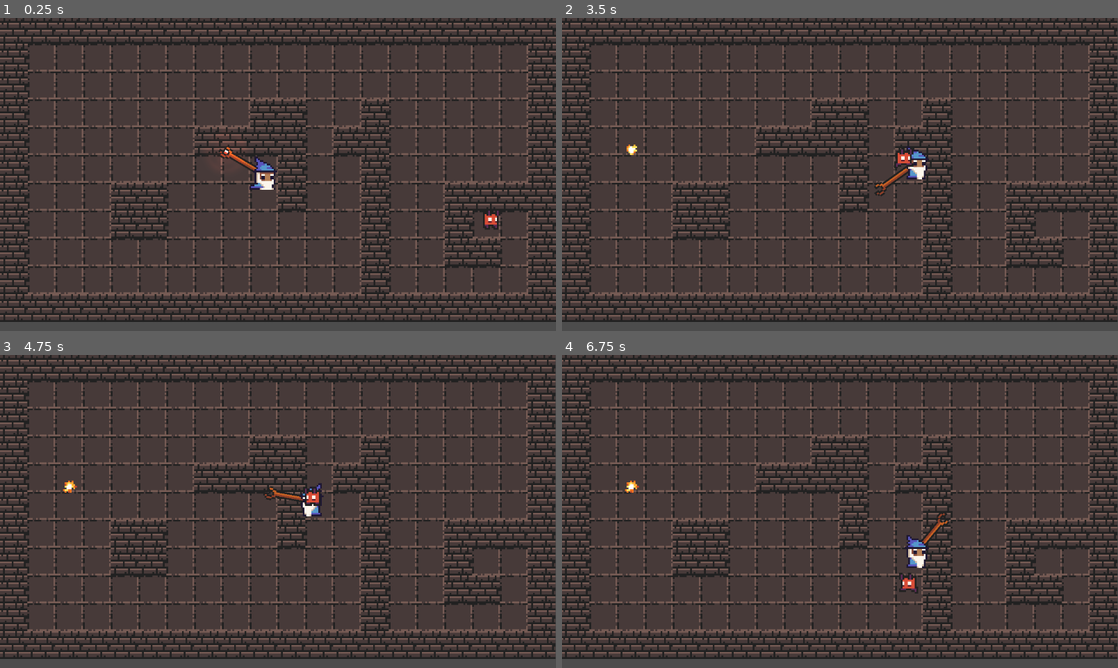
Above: before the commit, frames 1-4 (two rows, left to right).
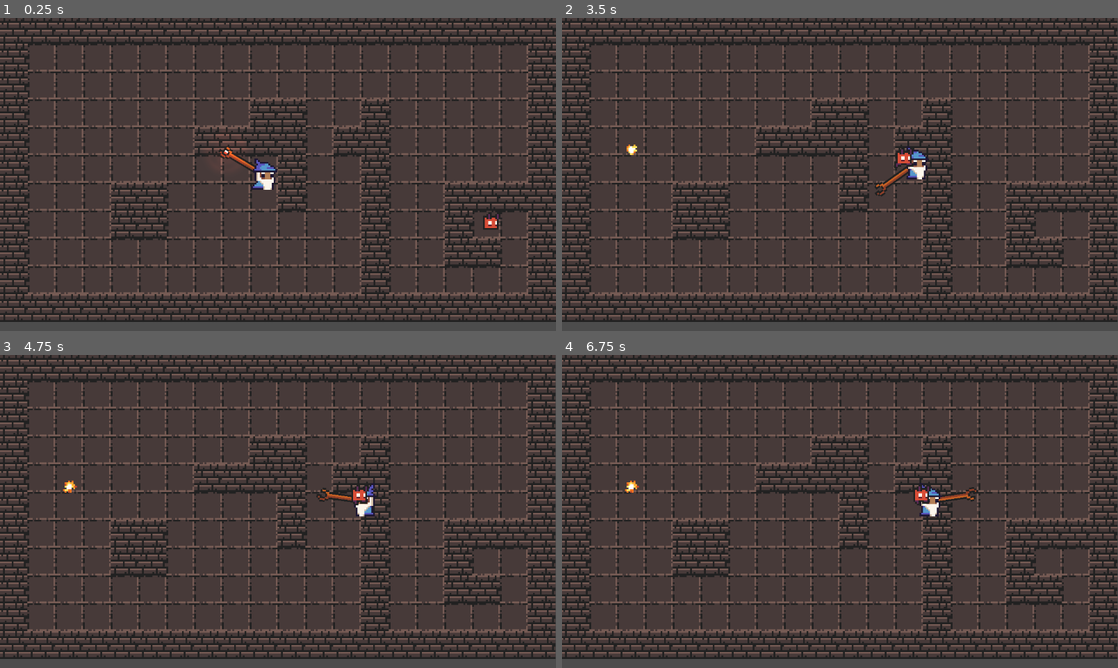
Above: after the commit, the same moments.

Repository: dsaltares/gmtk-2019
Game: Godot game, scene res://Playground.tscn
Same seed, same stepped clock (60 frames per second), same inputs: the game is played once before the commit and once after it.
Inputs (mouse positions are in pixels of both pictures, inside the frame that each line leads up to):
- Up to frame 1 (0.25 s): no input
- Up to frame 2 (3.5 s): move the mouse to (962, 158) at 0.52 s; hold Right (move_right) 0.53-1.28 s; click (962, 158) at 0.6 s; move the mouse to (728, 190) at 1.27 s; hold Down (move_down) 1.28-2.03 s; click (728, 190) at 1.35 s; move the mouse to (895, 105) at 2.02 s; hold Right (move_right) 2.03-2.78 s; click (895, 105) at 2.1 s; move the mouse to (812, 237) at 2.77 s; hold Up (move_up) from 2.78 s (still down); click (812, 237) at 2.85 s
- Up to frame 3 (4.75 s): move the mouse to (444, 558) at 3.52 s; release Up (move_up) at 3.53 s; hold Left (move_left) from 3.53 s (still down); click (444, 558) at 3.6 s; move the mouse to (111, 464) at 4.27 s; click (111, 464) at 4.35 s
- Up to frame 4 (6.75 s): move the mouse to (867, 511) at 5.02 s; release Left (move_left) at 5.03 s; hold Down (move_down) 5.03-5.78 s; click (867, 511) at 5.1 s; move the mouse to (756, 433) at 5.77 s; hold Right (move_right) 5.78-6.53 s; click (756, 433) at 5.85 s; move the mouse to (962, 495) at 6.52 s; hold Up (move_up) from 6.53 s (still down); click (962, 495) at 6.6 s

The runs differ from the first frame. In frame 1, 0.2% of the frame differs, in the area x 39-90%, y 41-68%; in frame 2, less than 0.1%; in frame 3, 0.9%; in frame 4, 1.1%, in the area x 60-75%, y 41-77%.

Commit message:
kill character on contact with enemy

Diff:
--- a/game/Enemy.gd
+++ b/game/Enemy.gd
@@ -1,4 +1,6 @@
 extends KinematicBody2D
+
+signal player_killed
 
 export var MAX_SPEED = 150
 
@@ -20,7 +22,12 @@
 
 func update_movement(delta) -> void:
 	var max_distance = MAX_SPEED * delta
-	var starting_position= position
+	var starting_position = position
+
+	var collision = move_and_collide(Vector2.ZERO)
+	if collision != null and collision.collider.is_in_group("player"):
+			emit_signal("player_killed")
+
 	for i in range(path.size()):
 		var distance_to_next = starting_position.distance_to(path[0])
 		var direction_to_next = starting_position.direction_to(path[0])
--- a/game/Enemy.tscn
+++ b/game/Enemy.tscn
@@ -18,15 +18,15 @@
 "name": "idle",
 "speed": 4.0
 }, {
+"frames": [ ExtResource( 6 ), ExtResource( 7 ), ExtResource( 8 ), ExtResource( 9 ) ],
+"loop": true,
+"name": "run",
+"speed": 10.0
+}, {
 "frames": [  ],
 "loop": true,
 "name": "hit",
 "speed": 5.0
-}, {
-"frames": [ ExtResource( 6 ), ExtResource( 7 ), ExtResource( 8 ), ExtResource( 9 ) ],
-"loop": true,
-"name": "run",
-"speed": 10.0
 } ]
 
 [sub_resource type="RectangleShape2D" id=2]
@@ -51,7 +51,8 @@
 [node name="Enemy" type="KinematicBody2D" groups=[
 "enemy",
 ]]
-collision_mask = 22
+collision_layer = 2
+collision_mask = 23
 script = ExtResource( 1 )
 MAX_SPEED = 100
 
@@ -59,6 +60,7 @@
 position = Vector2( -0.184418, -5.16351 )
 frames = SubResource( 1 )
 animation = "idle"
+frame = 2
 playing = true
 __meta__ = {
 "_edit_lock_": true
--- a/game/Player.gd
+++ b/game/Player.gd
@@ -21,6 +21,7 @@
 onready var shoot_position = $WeaponPivot/ShootPoint
 onready var weapon_raycast = $WeaponPivot/RayCast2D
 onready var pickup_animation = $PickUp/AnimationPlayer
+onready var death_animation = $DeathAnimation
 
 var Projectile = preload('res://projectile/Projectile.tscn');
 
@@ -29,6 +30,7 @@
 var color = Items.Colors.RED setget set_color
 
 var can_shoot = true
+var is_facing_left = false
 
 func _ready():
 	emit_signal("position_changed", position)
@@ -61,7 +63,7 @@
 	if speed > 0:
 		emit_signal("position_changed", global_position)
 
-	sprite.flip_h = last_horizontal_dir < 0
+	is_facing_left = last_horizontal_dir < 0
 	move_and_slide(velocity)
 
 func update_weapon():
@@ -89,6 +91,8 @@
 	if animation != sprite.animation and animation != null:
 		sprite.animation = animation
 
+	sprite.flip_h = is_facing_left
+
 func pick_up_ammo():
 	pickup_animation.play("pickup")
 	can_shoot = true
@@ -113,3 +117,16 @@
 			texture = blue_weapon
 	$WeaponPivot/Weapon.texture = texture
 	$WeaponPivot/ShootPoint/Light2D.color = Items.to_color(color)
+
+func kill():
+	sprite.animation = "hit"
+	emit_signal('camera_shake_requested', 12.5, 0.75)
+	if is_facing_left:
+		death_animation.play("death_left")
+	else:
+		death_animation.play("death_right")
+
+	yield(death_animation,"animation_finished")
+
+	sprite.animation = "hit"
+	set_physics_process(false)
--- a/game/Player.tscn
+++ b/game/Player.tscn
@@ -1,35 +1,34 @@
-[gd_scene load_steps=17 format=2]
+[gd_scene load_steps=18 format=2]
 
 [ext_resource path="res://Player.gd" type="Script" id=1]
 [ext_resource path="res://wizzard/weapon_red_magic_staff.png" type="Texture" id=2]
 [ext_resource path="res://wizzard/light_01.png" type="Texture" id=3]
-[ext_resource path="res://wizzard/wizzard_m_idle_anim_f3.png" type="Texture" id=4]
-[ext_resource path="res://wizzard/wizzard_m_hit_anim_f0.png" type="Texture" id=5]
-[ext_resource path="res://wizzard/wizzard_m_idle_anim_f0.png" type="Texture" id=6]
-[ext_resource path="res://wizzard/wizzard_m_idle_anim_f1.png" type="Texture" id=7]
-[ext_resource path="res://wizzard/wizzard_m_idle_anim_f2.png" type="Texture" id=8]
-[ext_resource path="res://wizzard/wizzard_m_run_anim_f0.png" type="Texture" id=9]
-[ext_resource path="res://wizzard/wizzard_m_run_anim_f1.png" type="Texture" id=10]
-[ext_resource path="res://wizzard/wizzard_m_run_anim_f2.png" type="Texture" id=11]
-[ext_resource path="res://wizzard/wizzard_m_run_anim_f3.png" type="Texture" id=12]
-[ext_resource path="res://wizzard/pick_up_fire.png" type="Texture" id=13]
+[ext_resource path="res://wizzard/wizzard_m_run_anim_f0.png" type="Texture" id=4]
+[ext_resource path="res://wizzard/wizzard_m_run_anim_f1.png" type="Texture" id=5]
+[ext_resource path="res://wizzard/wizzard_m_run_anim_f2.png" type="Texture" id=6]
+[ext_resource path="res://wizzard/wizzard_m_run_anim_f3.png" type="Texture" id=7]
+[ext_resource path="res://wizzard/wizzard_m_hit_anim_f0.png" type="Texture" id=8]
+[ext_resource path="res://wizzard/wizzard_m_idle_anim_f0.png" type="Texture" id=9]
+[ext_resource path="res://wizzard/wizzard_m_idle_anim_f1.png" type="Texture" id=10]
+[ext_resource path="res://wizzard/wizzard_m_idle_anim_f2.png" type="Texture" id=11]
+[ext_resource path="res://wizzard/wizzard_m_idle_anim_f3.png" type="Texture" id=12]
 
 [sub_resource type="SpriteFrames" id=1]
 animations = [ {
-"frames": [ ExtResource( 4 ) ],
+"frames": [ ExtResource( 4 ), ExtResource( 5 ), ExtResource( 6 ), ExtResource( 7 ) ],
 "loop": true,
-"name": "hit",
-"speed": 5.0
+"name": "idle",
+"speed": 4.0
 }, {
-"frames": [ ExtResource( 5 ), ExtResource( 6 ), ExtResource( 7 ), ExtResource( 8 ) ],
+"frames": [ ExtResource( 8 ), ExtResource( 9 ), ExtResource( 10 ), ExtResource( 11 ) ],
 "loop": true,
 "name": "run",
 "speed": 10.0
 }, {
-"frames": [ ExtResource( 9 ), ExtResource( 10 ), ExtResource( 11 ), ExtResource( 12 ) ],
+"frames": [ ExtResource( 12 ) ],
 "loop": true,
-"name": "idle",
-"speed": 4.0
+"name": "hit",
+"speed": 5.0
 } ]
 
 [sub_resource type="RectangleShape2D" id=2]
@@ -64,7 +63,109 @@
 "values": [ Color( 1, 1, 1, 0.556863 ), Color( 0.988235, 0.835294, 0.345098, 0.780392 ), Color( 1, 0.262745, 0.207843, 0.623529 ), Color( 0.454902, 0.321569, 0.152941, 0.858824 ), Color( 0.454902, 0.321569, 0.152941, 0 ) ]
 }
 
+[sub_resource type="Animation" id=4]
+resource_name = "death_left"
+tracks/0/type = "value"
+tracks/0/path = NodePath("AnimatedSprite:rotation_degrees")
+tracks/0/interp = 1
+tracks/0/loop_wrap = true
+tracks/0/imported = false
+tracks/0/enabled = true
+tracks/0/keys = {
+"times": PoolRealArray( 0, 0.1, 0.2, 0.4, 0.7, 1 ),
+"transitions": PoolRealArray( 1, 1, 1, 1, 1, 1 ),
+"update": 0,
+"values": [ 0.0, 10.0, 15.0, 30.0, 70.0, 90.0 ]
+}
+tracks/1/type = "value"
+tracks/1/path = NodePath("AnimatedSprite:position")
+tracks/1/interp = 1
+tracks/1/loop_wrap = true
+tracks/1/imported = false
+tracks/1/enabled = true
+tracks/1/keys = {
+"times": PoolRealArray( 0, 0.6, 0.8, 1 ),
+"transitions": PoolRealArray( 1, 1, 1, 1 ),
+"update": 0,
+"values": [ Vector2( -0.184418, -5.16351 ), Vector2( -0.184, -4.164 ), Vector2( -0.184, -2.164 ), Vector2( -0.184, 4 ) ]
+}
+tracks/2/type = "value"
+tracks/2/path = NodePath("WeaponPivot:position")
+tracks/2/interp = 1
+tracks/2/loop_wrap = true
+tracks/2/imported = false
+tracks/2/enabled = true
+tracks/2/keys = {
+"times": PoolRealArray( 0, 0.1, 0.2, 0.4, 0.7, 1 ),
+"transitions": PoolRealArray( 1, 1, 1, 1, 1, 1 ),
+"update": 0,
+"values": [ Vector2( 0, 0 ), Vector2( 0, 2 ), Vector2( 0, 4 ), Vector2( 0, 8 ), Vector2( 0, 12 ), Vector2( 0, 10 ) ]
+}
+tracks/3/type = "value"
+tracks/3/path = NodePath("WeaponPivot:rotation_degrees")
+tracks/3/interp = 1
+tracks/3/loop_wrap = true
+tracks/3/imported = false
+tracks/3/enabled = true
+tracks/3/keys = {
+"times": PoolRealArray( 0, 1 ),
+"transitions": PoolRealArray( 1, 1 ),
+"update": 0,
+"values": [ 0.0, 0.0 ]
+}
+
+[sub_resource type="Animation" id=5]
+tracks/0/type = "value"
+tracks/0/path = NodePath("AnimatedSprite:rotation_degrees")
+tracks/0/interp = 1
+tracks/0/loop_wrap = true
+tracks/0/imported = false
+tracks/0/enabled = true
+tracks/0/keys = {
+"times": PoolRealArray( 0, 0.1, 0.2, 0.4, 0.7, 1 ),
+"transitions": PoolRealArray( 1, 1, 1, 1, 1, 1 ),
+"update": 0,
+"values": [ 0.0, -10.0, -15.0, -30.0, -70.0, -90.0 ]
+}
+tracks/1/type = "value"
+tracks/1/path = NodePath("AnimatedSprite:position")
+tracks/1/interp = 1
+tracks/1/loop_wrap = true
+tracks/1/imported = false
+tracks/1/enabled = true
+tracks/1/keys = {
+"times": PoolRealArray( 0, 0.6, 0.8, 1 ),
+"transitions": PoolRealArray( 1, 1, 1, 1 ),
+"update": 0,
+"values": [ Vector2( -0.184418, -5.16351 ), Vector2( -0.184, -4.164 ), Vector2( -0.184, -2.164 ), Vector2( -0.184, 4 ) ]
+}
+tracks/2/type = "value"
+tracks/2/path = NodePath("WeaponPivot:position")
+tracks/2/interp = 1
+tracks/2/loop_wrap = true
+tracks/2/imported = false
+tracks/2/enabled = true
+tracks/2/keys = {
+"times": PoolRealArray( 0, 0.1, 0.2, 0.4, 0.7, 1 ),
+"transitions": PoolRealArray( 1, 1, 1, 1, 1, 1 ),
+"update": 0,
+"values": [ Vector2( 0, 0 ), Vector2( 0, 2 ), Vector2( 0, 4 ), Vector2( 0, 8 ), Vector2( 0, 12 ), Vector2( 0, 10 ) ]
+}
+tracks/3/type = "value"
+tracks/3/path = NodePath("WeaponPivot:rotation_degrees")
+tracks/3/interp = 1
+tracks/3/loop_wrap = true
+tracks/3/imported = false
+tracks/3/enabled = true
+tracks/3/keys = {
+"times": PoolRealArray( 0, 1 ),
+"transitions": PoolRealArray( 1, 1 ),
+"update": 0,
+"values": [ 0.0, 0.0 ]
+}
+
 [node name="Player" type="KinematicBody2D" groups=[
+"camera_shakers",
 "player",
 ]]
 collision_mask = 22
@@ -74,6 +175,7 @@
 [node name="WeaponPivot" type="Position2D" parent="."]
 
 [node name="Weapon" type="Sprite" parent="WeaponPivot"]
+position = Vector2( 0, -0.0768661 )
 rotation = 1.5708
 texture = ExtResource( 2 )
 offset = Vector2( 0, -14 )
@@ -94,9 +196,9 @@
 [node name="AnimatedSprite" type="AnimatedSprite" parent="."]
 position = Vector2( -0.184418, -5.16351 )
 frames = SubResource( 1 )
-animation = "idle"
-frame = 3
+animation = "hit"
 playing = true
+flip_h = true
 
 [node name="CollisionShape2D" type="CollisionShape2D" parent="."]
 shape = SubResource( 2 )
@@ -106,10 +208,15 @@
 [node name="Sprite" type="Sprite" parent="PickUp"]
 modulate = Color( 0.454902, 0.321569, 0.152941, 0 )
 scale = Vector2( 1.75, 1.75 )
-texture = ExtResource( 13 )
+texture = ExtResource( 3 )
 vframes = 6
 hframes = 6
 frame = 30
 
 [node name="AnimationPlayer" type="AnimationPlayer" parent="PickUp"]
 anims/pickup = SubResource( 3 )
+
+[node name="DeathAnimation" type="AnimationPlayer" parent="."]
+playback_speed = 2.0
+anims/death_left = SubResource( 4 )
+anims/death_right = SubResource( 5 )
--- a/game/Playground.gd
+++ b/game/Playground.gd
@@ -6,3 +6,6 @@
 	for i in enemies.size():
 		var enemy = enemies[i]
 		enemy.path = $Navigation2D.get_simple_path(enemy.position, player_position, false)
+
+func _on_Enemy_player_killed():
+	$Player.kill()
--- a/game/Playground.tscn
+++ b/game/Playground.tscn
@@ -31,3 +31,4 @@
 [node name="Crosshair" type="Node" parent="."]
 script = ExtResource( 6 )
 [connection signal="position_changed" from="Player" to="." method="_on_Player_position_changed"]
+[connection signal="player_killed" from="Enemy" to="." method="_on_Enemy_player_killed"]
